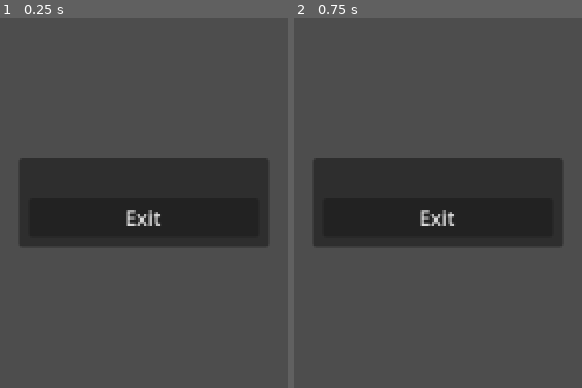
Above: before the commit, frames 1-2 (left to right).
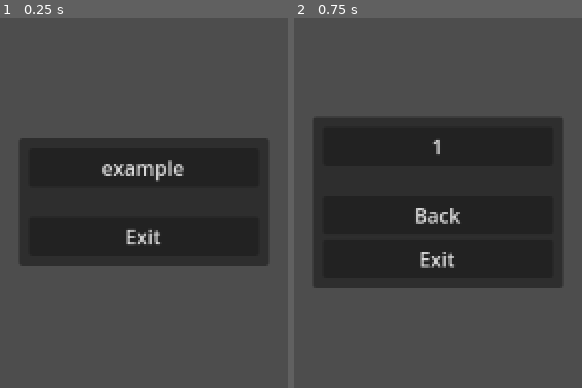
Above: after the commit, the same moments.

Repository: aranasaurus/advent-of-code-godot
Game: Godot game, scene res://common/main_menu.tscn
The game is run twice, just before and just after one commit, with the same random seed, the same clock (stepped at 60 frames per second) and the same inputs.
Inputs (mouse positions are in pixels of both pictures, inside the frame that each line leads up to):
- Up to frame 1 (0.25 s): no input
- Up to frame 2 (0.75 s): click (438, 166) at 0.5 s, where only the run after the commit has a clickable "example"

The runs differ from the first frame. In frame 1, 11% of the frame differs, in the area x 6-94%, y 32-68%; in frame 2, 19%, in the area x 6-94%, y 27-73%.

Commit message:
Create a Solution script_template
Also added an "example" folder which shows what a year folder and its days should look like. But this time without spoiling an AoC day in the process.

Diff:
--- a/common/solution_base.gd
+++ b/common/solution_base.gd
@@ -16,7 +16,7 @@
 		.replace("\r\n", "\n")
 
 func part_1(_input_filename: String) -> String:
-	return "You need to override this function in your subclass"
+	return "You need to override func `part_1(input_filename: String) -> String` in your subclass. There's no need to call super."
 
 func part_2(_input_filename: String) -> String:
-	return "You need to override this function in your subclass"
+	return "You need to override `func part_2(input_filename: String) -> String` in your subclass. There's no need to call super."
--- /dev/null
+++ b/entries/example/day/1/solution.gd
@@ -0,0 +1,11 @@
+extends SolutionBase
+
+func part_1(input_filename: String) -> String:
+	# TODO: Go to the day's AoC page in a web browser and copy the sample input into your clipboard
+	# and then press "Create sample.txt". That will create a sample.txt file in the day's directory
+	# with the contents of your clipboard.
+
+	return "TODO: Solve today's Part 1 using " + input_filename + ". The contents of that file are: '" + get_input_string(input_filename) + "'"
+
+func part_2(input_filename: String) -> String:
+	return "TODO: Solve today's Part 2 using " + input_filename + ". The contents of that file are: '" + get_input_string(input_filename) + "'"
--- /dev/null
+++ b/entries/example/day/1/solution.tscn
@@ -0,0 +1,6 @@
+[gd_scene load_steps=2 format=3 uid="uid://bbalmrkg6nyb4"]
+
+[ext_resource type="Script" path="res://entries/example/day/1/solution.gd" id="1_jbpos"]
+
+[node name="Solution" type="Node"]
+script = ExtResource("1_jbpos")
--- /dev/null
+++ b/script_templates/SolutionBase/solution.gd
@@ -0,0 +1,15 @@
+# meta-name: AoC Day Solution
+# meta-description: Gives you an empty implementation to fill out to solve a day of Advent of Code.
+# meta-default: true
+
+extends _BASE_
+
+func part_1(input_filename: String) -> String:
+	# TODO: Go to the day's AoC page in a web browser and copy the sample input into your clipboard
+	# and then press "Create sample.txt". That will create a sample.txt file in the day's directory
+	# with the contents of your clipboard.
+
+	return "TODO: Solve today's Part 1 using " + input_filename + ". The contents of that file are: '" + get_input_string(input_filename) + "'"
+
+func part_2(input_filename: String) -> String:
+	return "TODO: Solve today's Part 2 using " + input_filename + ". The contents of that file are: '" + get_input_string(input_filename) + "'"
Not shown, added: script_templates/.gdignore
